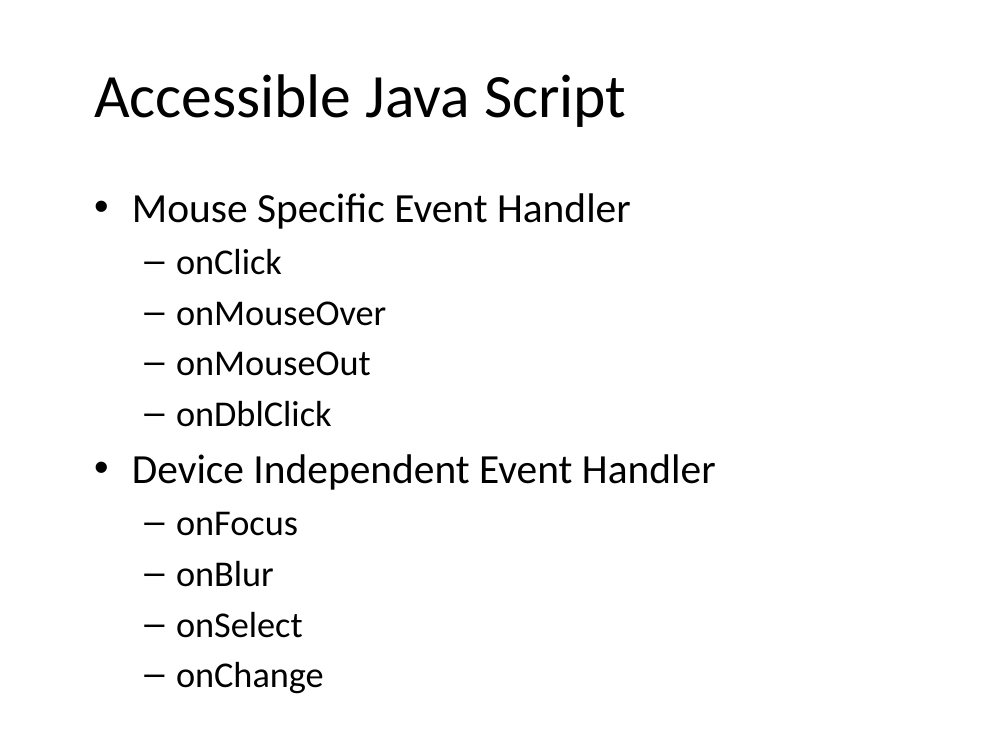
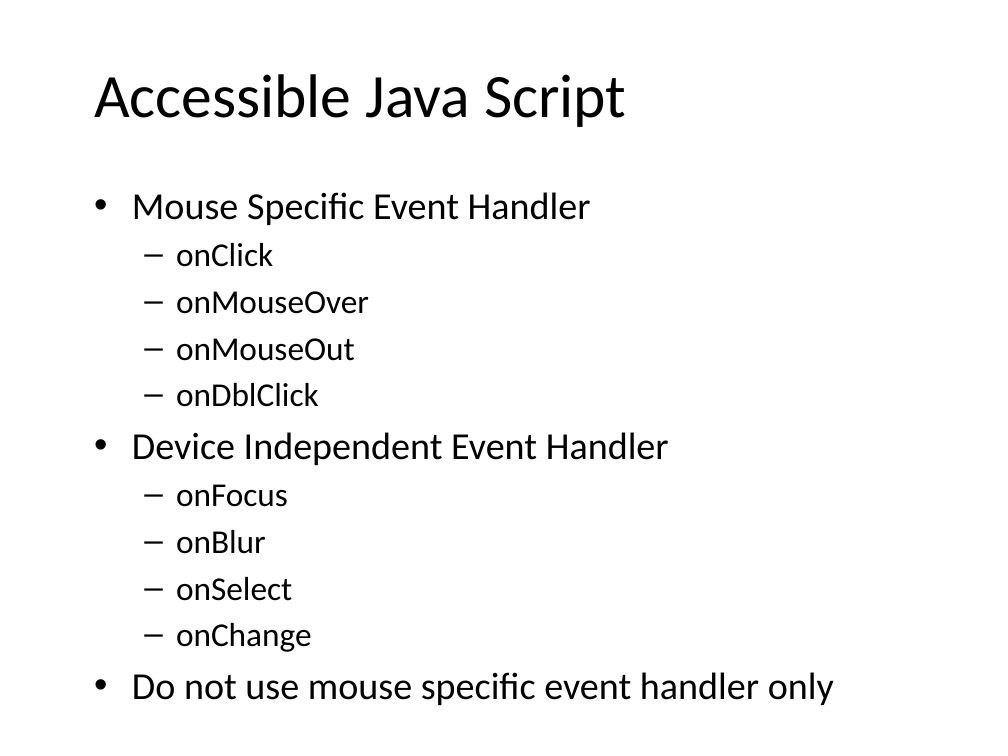
Before and after one commit to punchouty/accessibility, a slide deck: slide 36 of ppt/aria.pptx (slide 31 before the commit). Drawn at 1008x756 pixels with LibreOffice and Linux fonts; fonts in the diff are those of the drawing; background and template pictures are left out. Boxes give left, top, right and bottom in pixels: in the first picture for what was removed or moved away, otherwise in the second. Text is boxed around its words. In the diff, an @@ line names an element or a change of style, - is before the commit and + after.

```diff
--- a/ppt/aria.pptx
+++ b/ppt/aria.pptx
@@ text at (132,192,669,652): size 29.6 to 27.2 pt in "Mouse Specific Event Handler", "Device Independent Event Handler"; size 25.9 to 23.8 pt in "onClick", "onMouseOver", "onMouseOut", "onDblClick" and 4 more places @@
@@ text at (132,672,834,705): paragraph added @@
+• Do not use mouse specific event handler only
```
Also in this commit, not shown: 13 other slides changed, 9 slides added, 2 slides removed, 10 other files.
